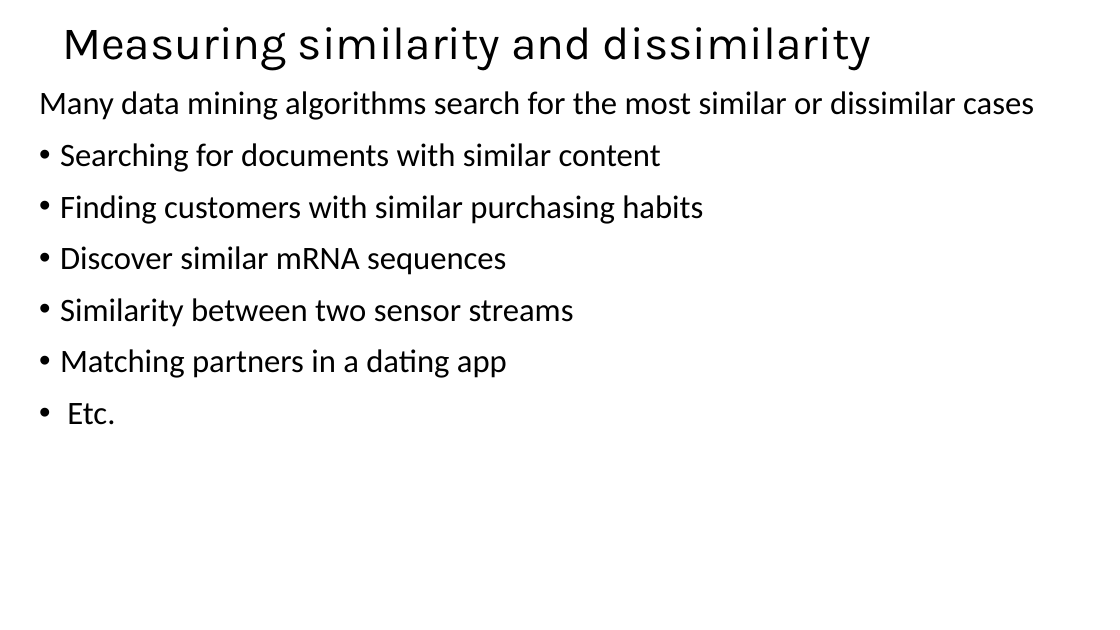
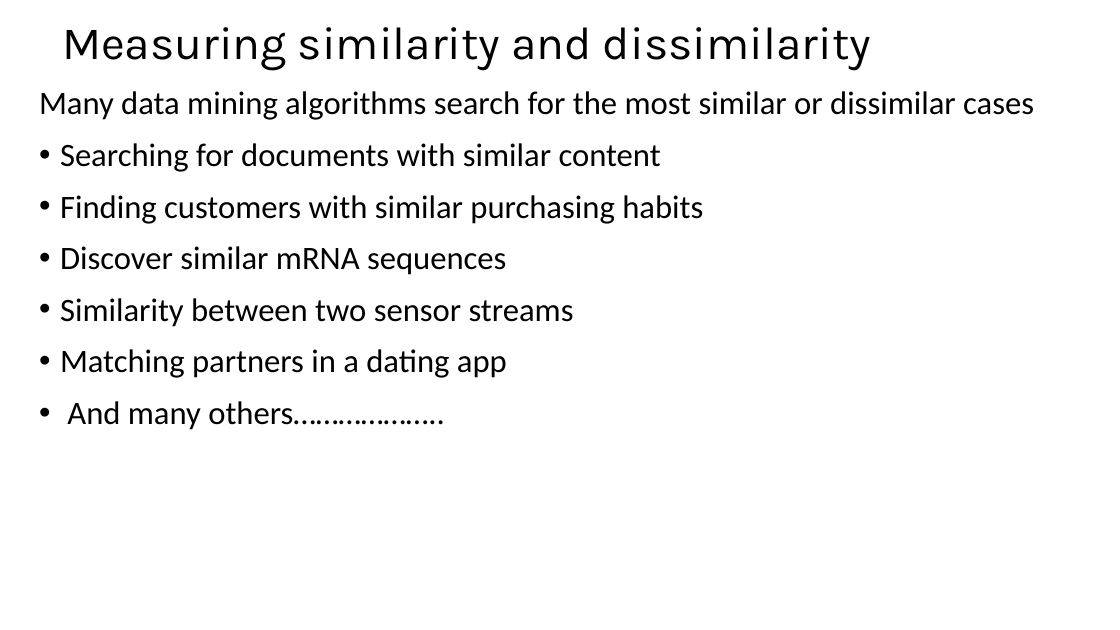
Before and after one commit to StephenElston/CSCI-E-108, a slide deck: slide 2 of slides/4_DistanceAndSimilarityMeasures_Part1.pptx. Drawn at 1120x630 pixels with LibreOffice and Linux fonts; fonts in the diff are those of the drawing. Boxes give left, top, right and bottom in pixels: in the first picture for what was removed or moved away, otherwise in the second. Text is boxed around its words. In the diff, an @@ line names an element or a change of style, - is before the commit and + after.

```diff
--- a/slides/4_DistanceAndSimilarityMeasures_Part1.pptx
+++ b/slides/4_DistanceAndSimilarityMeasures_Part1.pptx
@@ text at (x1=67, y1=401, x2=445, y2=430): text changed @@
-• Etc.
+• And many others………………..
```
Also in this commit, not shown: 7 other slides changed, 7 slides added.
